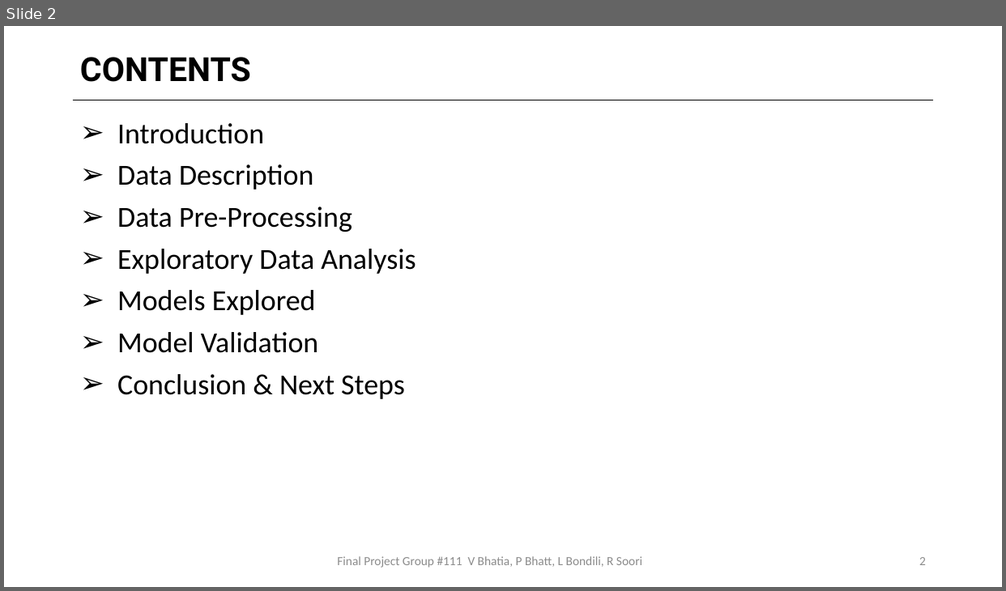
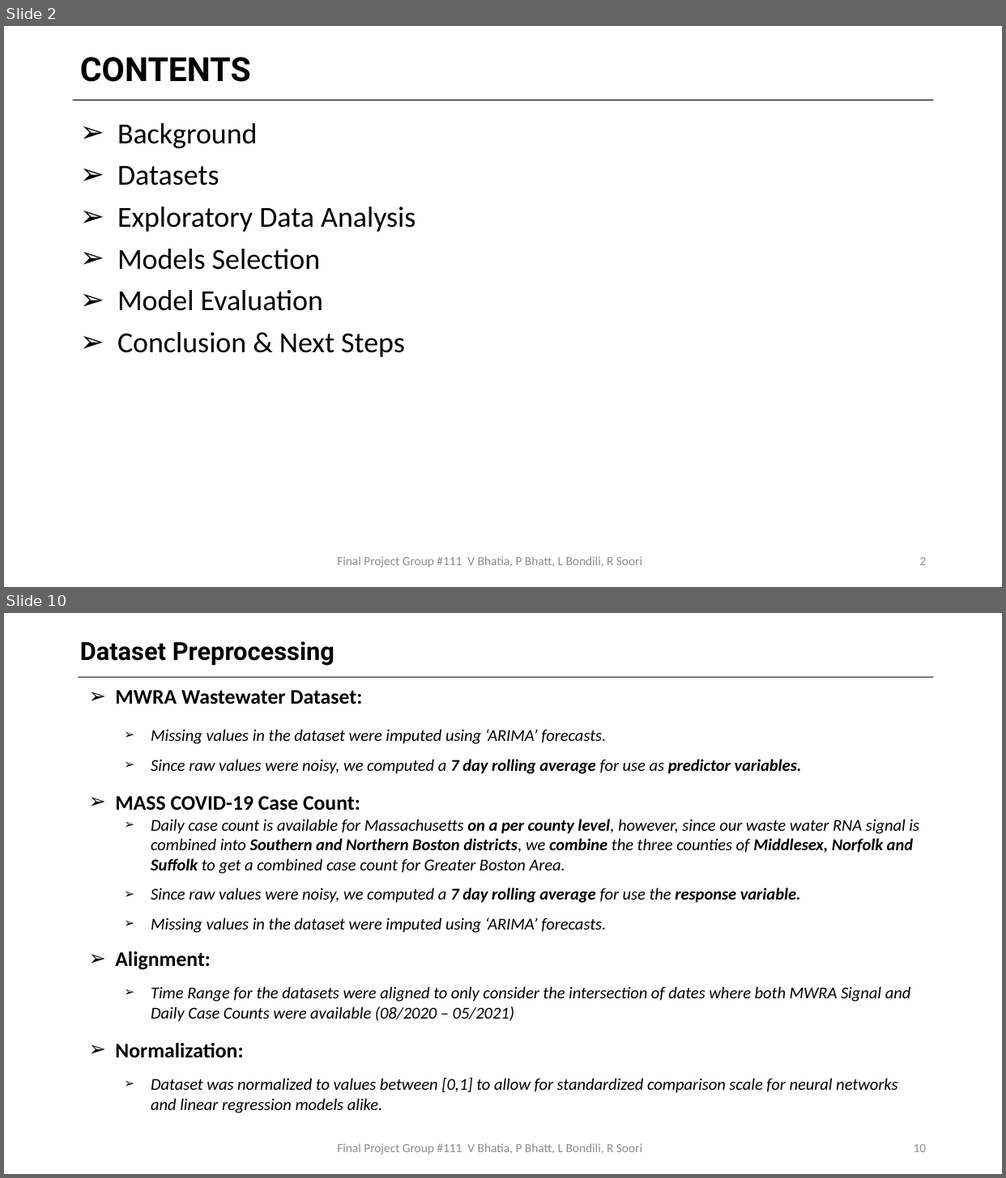
Before and after one commit to bhatiavr/cs109b-final-project-111, a slide deck: docs/Forecasting COVID-19 Cases Using SARS-Cov-2 Titers in Wastewater.pptx. Shown one above the other, each under a label of ours: slide 2 before the commit, slides 2 and 10 after it; the slides between them are not shown. The pictures are 1006x591 and 1006x1178 pixels, drawn with LibreOffice and Linux fonts; fonts in the diff are those of the drawing. Boxes give left, top, right and bottom in pixels: in the first picture for what was removed or moved away, otherwise in the second. Text is boxed around its words. In the diff, an @@ line names an element or a change of style, - is before the commit and + after.

```diff
--- a/docs/Forecasting COVID-19 Cases Using SARS-Cov-2 Titers in Wastewater.pptx
+++ b/docs/Forecasting COVID-19 Cases Using SARS-Cov-2 Titers in Wastewater.pptx
@@ slide 10 added at (4,613,1002,1174), background #FFFFFF @@
@@ text added at (80,641,334,666), 24 pt, text #000000, bold @@
+Dataset Preprocessing
@@ line added from (78, 677) to (934, 677), #000000 0.75 pt @@
@@ text added at (115,690,919,1114), 16 pt, text #000000, italic @@
+➢ MWRA Wastewater Dataset:
+  ➢ Missing values in the dataset were imputed using ‘ARIMA’ forecasts.
+  ➢ Since raw values were noisy, we computed a 7 day rolling average for use as predictor variables.
+➢ MASS COVID-19 Case Count:
+  ➢ Daily case count is available for Massachusetts on a per county level, however, since our waste water RNA signal is combined into Southern and Northern Boston districts, we combine the three counties of Middlesex, Norfolk and Suffolk to get a combined case count for Greater Boston Area.
+  ➢ Since raw values were noisy, we computed a 7 day rolling average for use the response variable.
+  ➢ Missing values in the dataset were imputed using ‘ARIMA’ forecasts.
+➢ Alignment:
+  ➢ Time Range for the datasets were aligned to only consider the intersection of dates where both MWRA Signal and Daily Case Counts were available (08/2020 – 05/2021)
+➢ Normalization:
+  ➢ Dataset was normalized to values between [0,1] to allow for standardized comparison scale for neural networks and linear regression models alike.
@@ text added at (337,1144,642,1155), 12 pt, text #8B8B8B @@
+Final Project Group #111 V Bhatia, P Bhatt, L Bondili, R Soori
@@ page number added at (914,1144,927,1152), 12 pt, text #8B8B8B @@
+10
@@ slide 2 changed as well @@
@@ text at (117,123,257,186): text changed @@
-➢ Introduction
-➢ Data Description
-➢ Data Pre-Processing
+➢ Background
+➢ Datasets
@@ text at (117,249,323,311): text changed @@
-➢ Models Explored
-➢ Model Validation
+➢ Models Selection
+➢ Model Evaluation
@@ text "Final Project Group #111 V ..." at (337,557,642,568): text colour #8C8C8C to #8B8B8B @@
```
Also in this commit, not shown: 18 other slides changed, 5 other slides added, 2 slides removed, 1 other file.
